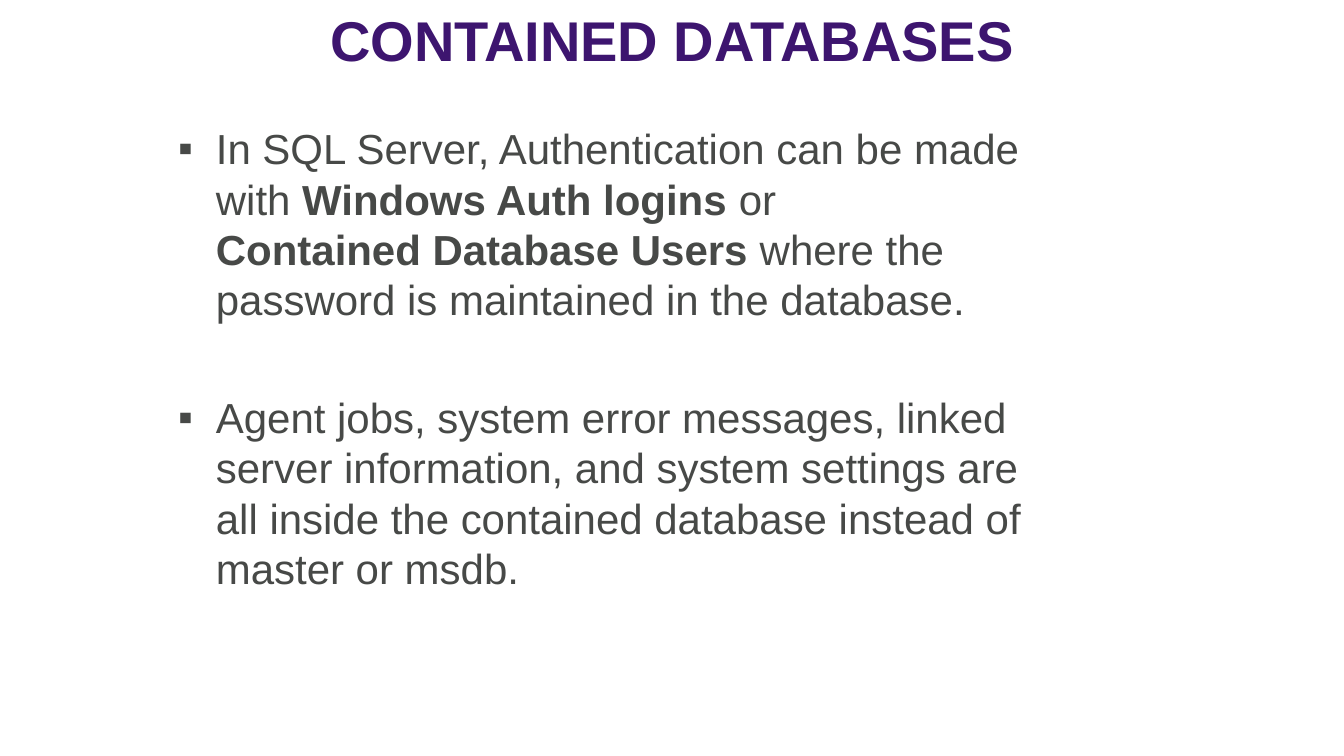
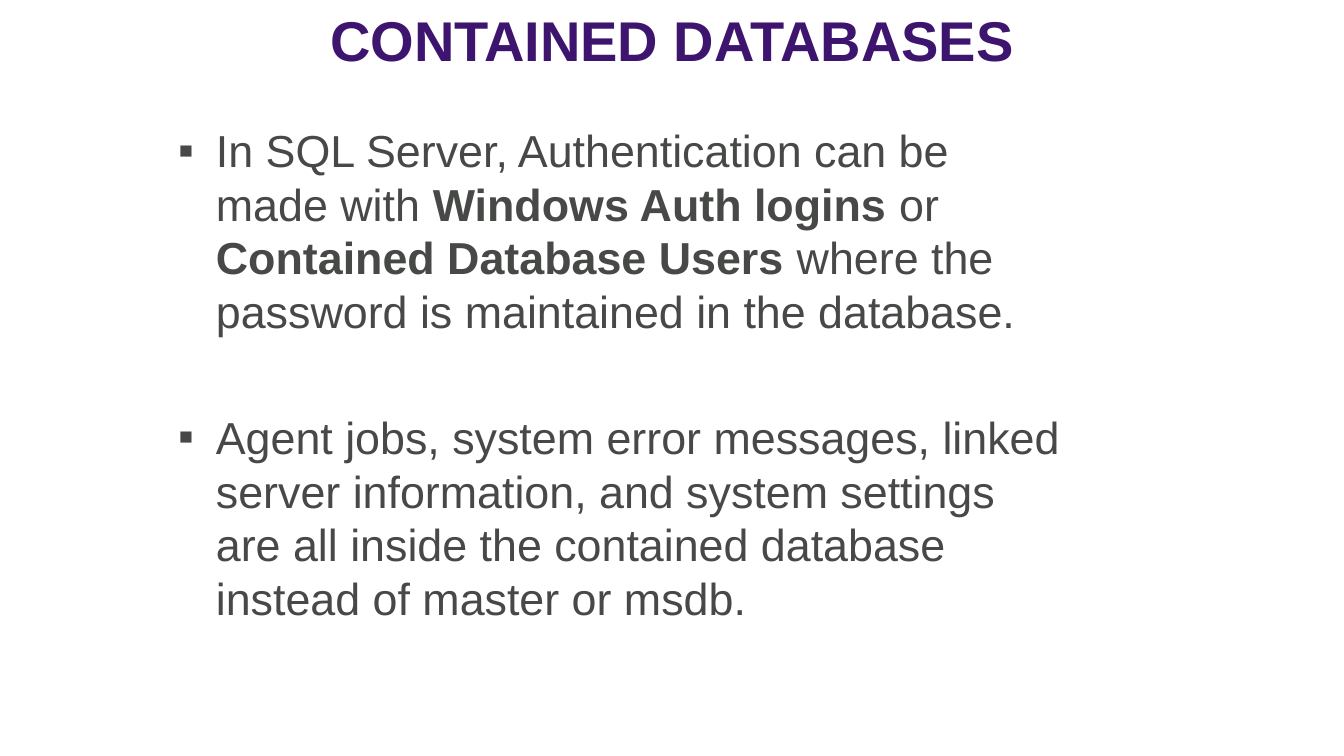
Before and after one commit to williamadba/Public-Presentations, a slide deck: slide 26 of SQLSat Dallas 2019/SQLSat Dallas 2019 SQL Security Principals and Permissions 101.pptx (slide 25 before the commit). Drawn at 1344x756 pixels with LibreOffice and Linux fonts; fonts in the diff are those of the drawing. Boxes give left, top, right and bottom in pixels: in the first picture for what was removed or moved away, otherwise in the second. Text is boxed around its words. In the diff, an @@ line names an element or a change of style, - is before the commit and + after.

```diff
--- a/SQLSat Dallas 2019/SQLSat Dallas 2019 SQL Security Principals and Permissions 101.pptx
+++ b/SQLSat Dallas 2019/SQLSat Dallas 2019 SQL Security Principals and Permissions 101.pptx
@@ text "In SQL Server, Authentication can ..." at (216,134,1060,616): size 30 to 32 pt @@
```
Also in this commit, not shown: 7 other slides changed, 1 slide added, 5 other files.
